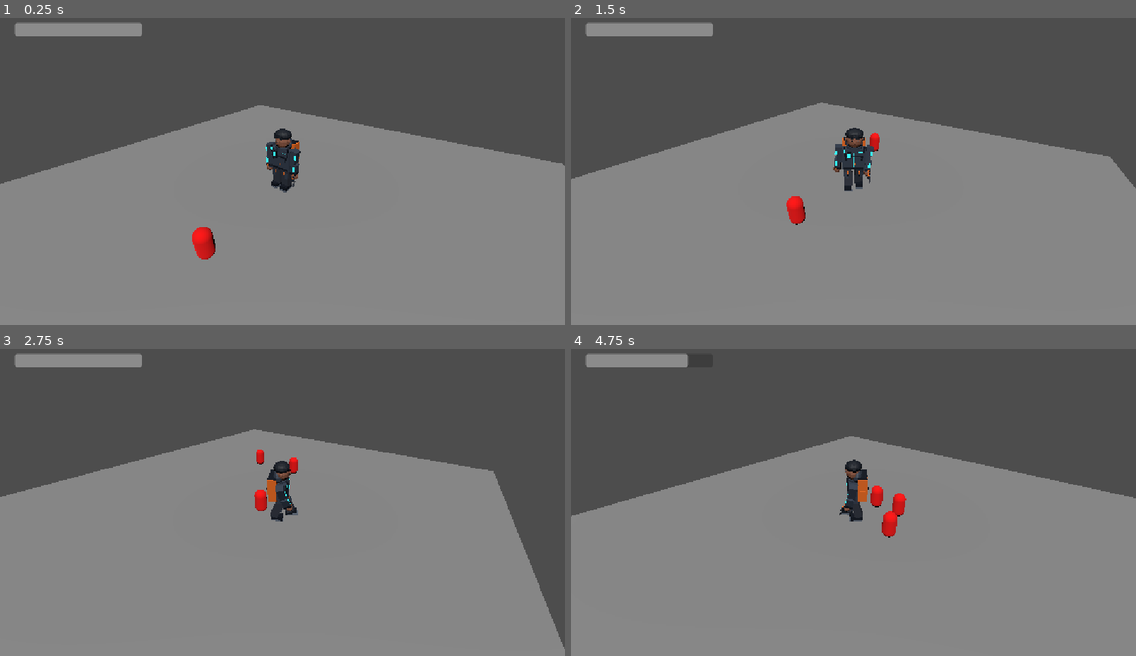
Above: before the commit, frames 1-4 (two rows, left to right).
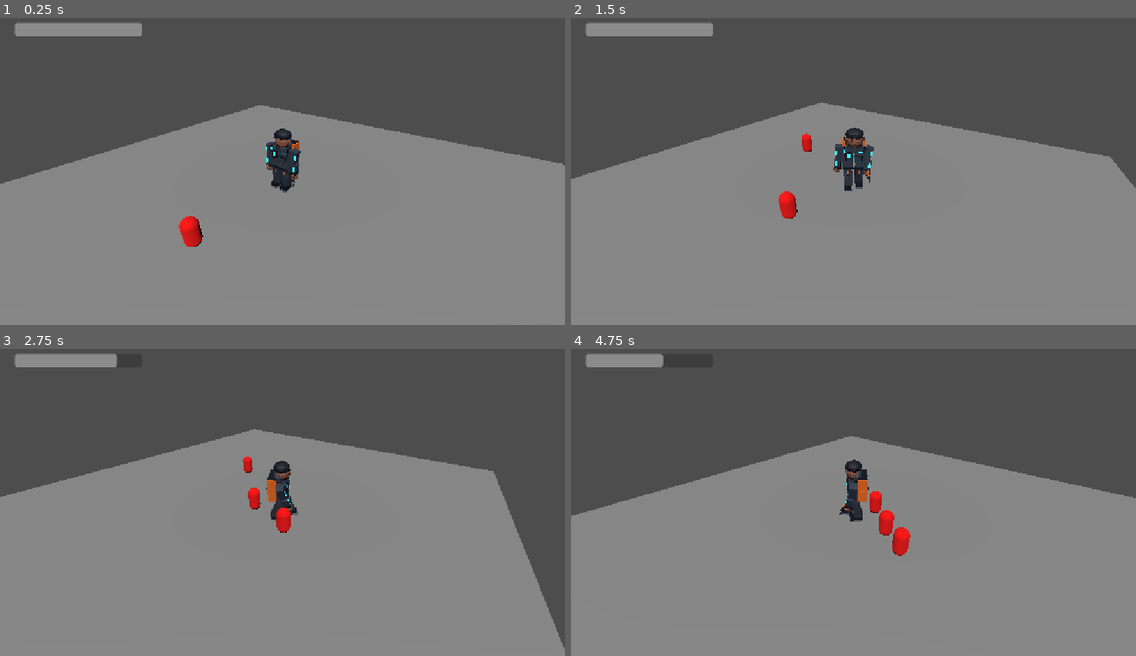
Above: after the commit, the same moments.

Repository: luismedinadl/la-ultima-ruta
Game: Godot game, scene res://scenes/test_level.tscn
The game is run twice, just before and just after one commit, with the same random seed, the same clock (stepped at 60 frames per second) and the same inputs.
Inputs:
- Up to frame 1 (0.25 s): no input
- Up to frame 2 (1.5 s): hold D (move_right) 0.53-1.28 s; tap Space (attack) at 0.6 s; hold S (move_back) from 1.28 s (still down); tap R at 1.35 s
- Up to frame 3 (2.75 s): release S (move_back) at 2.03 s; hold D (move_right) from 2.03 s (still down); tap Space (attack) at 2.1 s
- Up to frame 4 (4.75 s): release D (move_right) at 2.78 s; hold W (move_forward) 2.78-3.53 s; tap R at 2.85, 4.35 s; hold A (move_left) from 3.53 s (still down); tap Space (attack) at 3.6 s

The runs differ from the first frame. In frame 1, 0.6% of the frame differs, in the area x 31-39%, y 64-79%; in frame 2, 0.5%; in frame 3, 0.8%; in frame 4, 0.8%, in the area x 16-61%, y 1-68%.

Commit message:
Oleadas automáticas

Diff:
--- a/scenes/enemy_spawner.gd
+++ b/scenes/enemy_spawner.gd
@@ -3,36 +3,61 @@
 @export var enemy_scene: PackedScene = preload(
 	"res://scenes/enemies/enemy_dummy.tscn"
 )
-@export var enemies_per_wave: int = 3
+@export var first_wave_enemies: int = 3
+@export var enemies_added_per_wave: int = 1
 @export var spawn_interval: float = 1.0
+@export var time_between_waves: float = 4.0
 @export var spawn_radius: float = 8.0
 
+var current_wave := 1
+var enemies_to_spawn := 0
+var enemies_spawned := 0
 var spawn_timer := 0.0
-var enemies_spawned := 0
-var wave_complete := false
+var next_wave_timer := 0.0
+var waiting_for_next_wave := false
 
 
 func _ready() -> void:
 	randomize()
+	_start_wave()
 
 
 func _process(delta: float) -> void:
-	if wave_complete:
+	if waiting_for_next_wave:
+		next_wave_timer -= delta
+
+		if next_wave_timer <= 0.0:
+			waiting_for_next_wave = false
+			_start_wave()
+
 		return
 
-	if enemies_spawned < enemies_per_wave:
+	if enemies_spawned < enemies_to_spawn:
 		spawn_timer -= delta
 
 		if spawn_timer <= 0.0:
-			spawn_enemy()
+			_spawn_enemy()
 			enemies_spawned += 1
 			spawn_timer = spawn_interval
 	elif get_child_count() == 0:
-		wave_complete = true
-		print("Oleada completada.")
+		print("Oleada ", current_wave, " completada.")
+
+		current_wave += 1
+		waiting_for_next_wave = true
+		next_wave_timer = time_between_waves
 
 
-func spawn_enemy() -> void:
+func _start_wave() -> void:
+	enemies_spawned = 0
+	enemies_to_spawn = first_wave_enemies + (
+		(current_wave - 1) * enemies_added_per_wave
+	)
+	spawn_timer = 0.0
+
+	print("Comienza la oleada ", current_wave, ".")
+
+
+func _spawn_enemy() -> void:
 	var enemy := enemy_scene.instantiate() as CharacterBody3D
 
 	var direction := Vector3(
